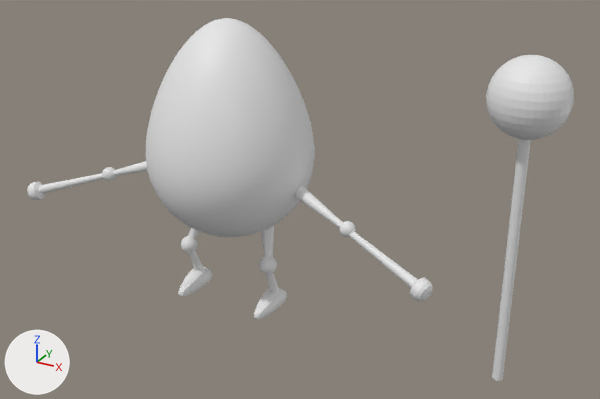
What one commit did to the FBX model Assets/Models/egg-person.fbx.
One viewpoint serves both versions: a 50 mm lens placed at (5.44, -8.1, 5.64), pointed at (0.93, 0.09, 1.54). Lighting does not change. The marker at lower left points along +X, +Y and +Z. Where no turn or scale is listed for an object, it has been applied to the vertices.

Objects in the first picture: 'EggPerson', 'WeiledMace'.
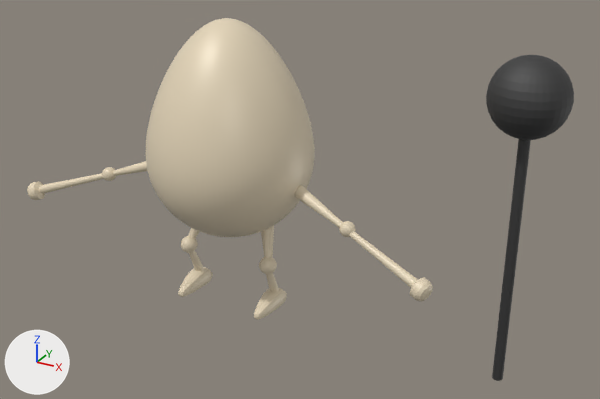
Boxes [x1, y1, x2, y2] around the edits, measured in the pictures (600 x 399 px):
'EggPerson', recoloured (grey to beige)
    both: [27, 18, 433, 320]
'WeiledMace', recoloured
    both: [486, 55, 574, 381]

What the commit changed:
Material 'Mace' (mat_mace) is new.
Its base color is (0.115, 0.115, 0.115) (dark grey #5f5f5f).
Its metallic is 1.0.
Its roughness is 0.706.
Material 'Shell' (mat_shell) is new.
Its base color is (0.8, 0.687, 0.499) (beige #e7d8bb).
Its metallic is 0.0457.
Its roughness is 0.443.
me_cylinder has 606 vertices, 610 faces and spans x -0.42..0.42, y -0.42..0.42, z -0.31..3.46.
me_cylinder now uses material mat_mace (dark grey #5f5f5f).
me_sphere_000 has 13860 vertices, 13992 faces and spans x -2.92..2.92, y -1.04..1.04, z -2.01..1.66.
me_sphere_000 now uses material mat_shell (beige #e7d8bb).
